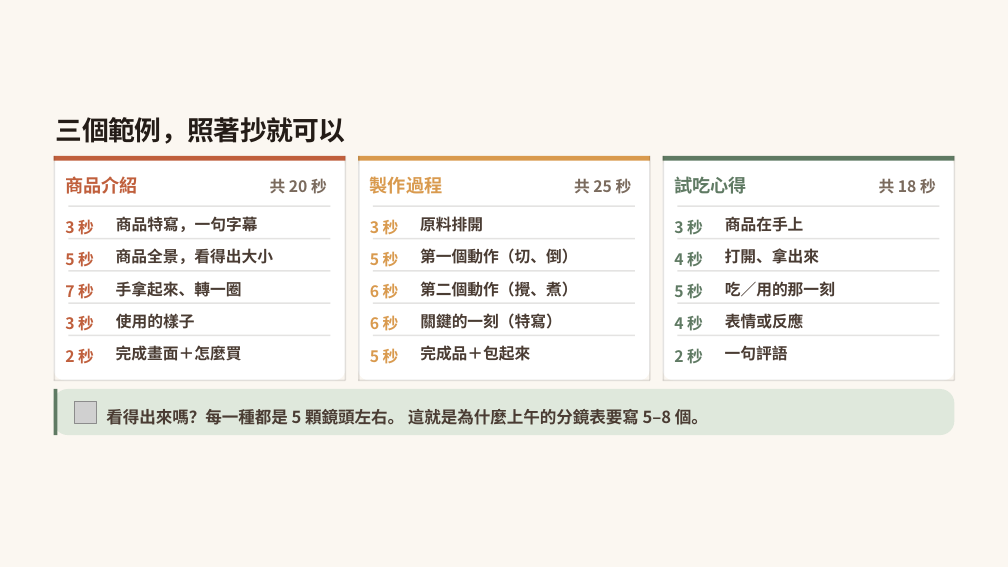
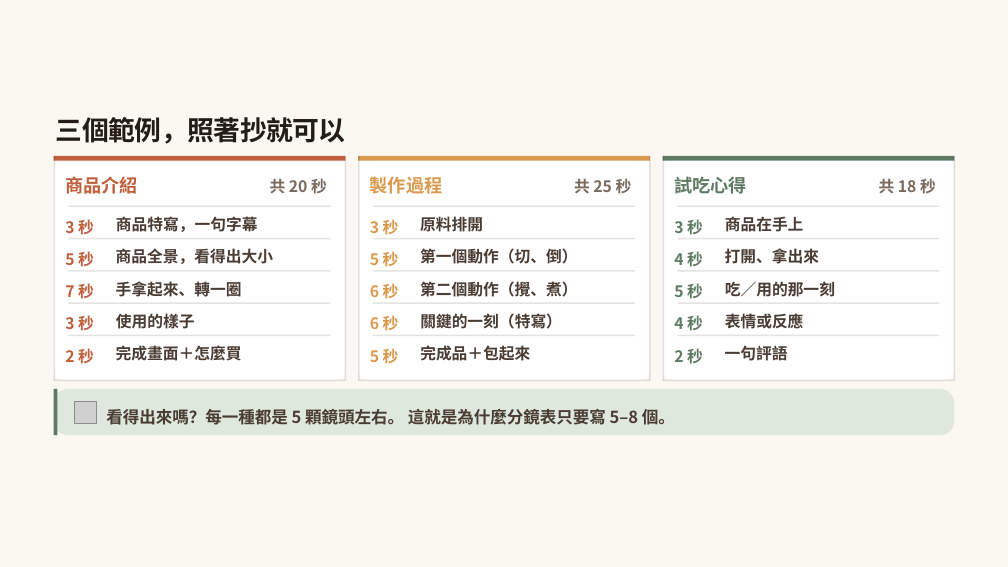
Before and after one commit to ja9705110/gogoeveryday, a slide deck: slide 49 of photo-course-2/手機拍攝商品與影像編修基礎2_商品短影音.pptx (slide 58 before the commit). Drawn at 1008x567 pixels with LibreOffice and Linux fonts; fonts in the diff are those of the drawing; grey boxes stand for pictures; background and template pictures are left out. Boxes give left, top, right and bottom in pixels: in the first picture for what was removed or moved away, otherwise in the second. Text is boxed around its words. In the diff, an @@ line names an element or a change of style, - is before the commit and + after.

```diff
--- a/photo-course-2/手機拍攝商品與影像編修基礎2_商品短影音.pptx
+++ b/photo-course-2/手機拍攝商品與影像編修基礎2_商品短影音.pptx
@@ text at bbox=[106, 409, 675, 425]: text changed @@
-看得出來嗎？每一種都是 5 顆鏡頭左右。 這就是為什麼上午的分鏡表要寫 5–8 個。
+看得出來嗎？每一種都是 5 顆鏡頭左右。 這就是為什麼分鏡表只要寫 5–8 個。
```
Also in this commit, not shown: 13 other slides changed, 7 slides added, 11 slides removed, 8 other files.
